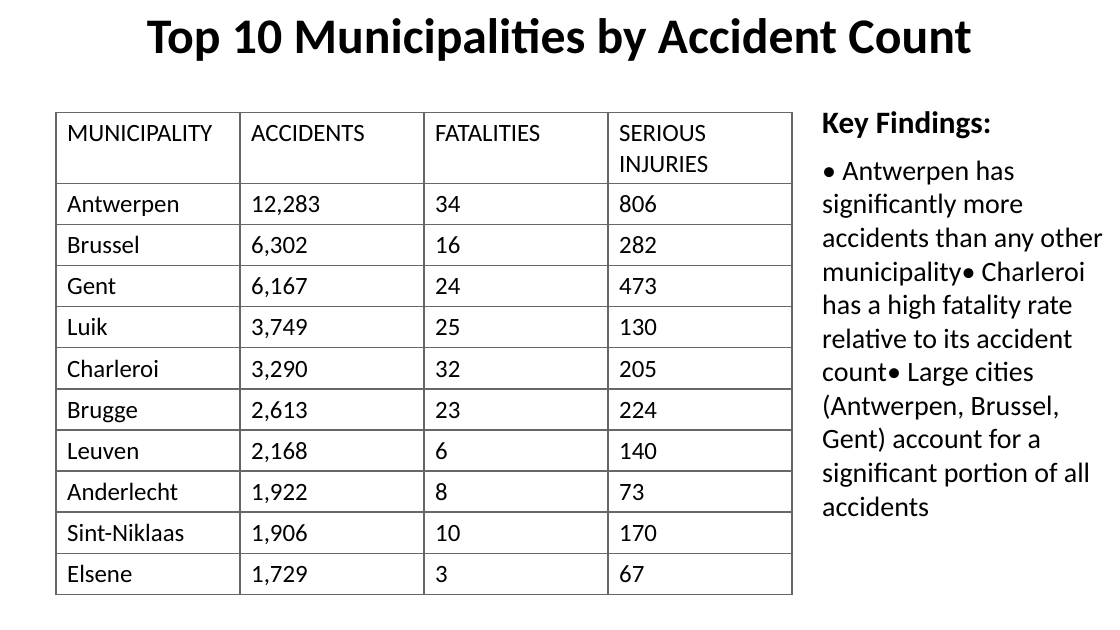
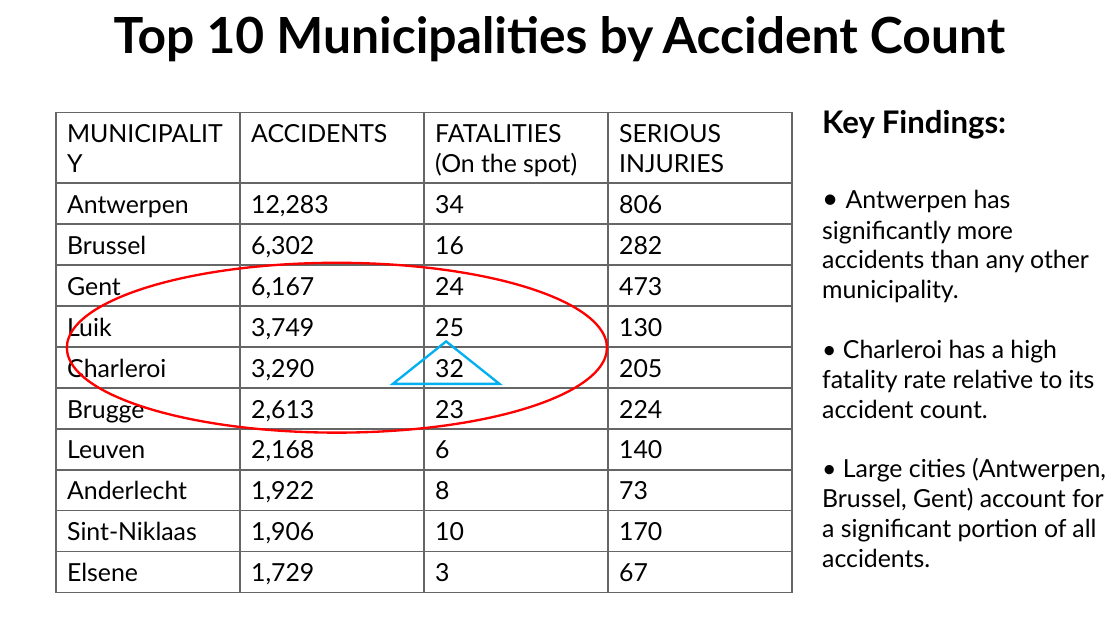
Before and after one commit to bhusalgokarna/Modular_Base_Coding, a slide deck: slide 12 of Traffic_Accident_Analysis_Belgium.pptx. Drawn at 1120x630 pixels with LibreOffice and Linux fonts; fonts in the diff are those of the drawing. Boxes give left, top, right and bottom in pixels: in the first picture for what was removed or moved away, otherwise in the second. Text is boxed around its words. In the diff, an @@ line names an element or a change of style, - is before the commit and + after.

```diff
--- a/Traffic_Accident_Analysis_Belgium.pptx
+++ b/Traffic_Accident_Analysis_Belgium.pptx
@@ text "Top 10 Municipalities by Accident ..." at bbox=[114, 16, 1005, 62]: font Calibri to Lato @@
@@ table at bbox=[56, 112, 791, 594] @@
-row 1, column 3: FATALITIES
+row 1, column 3: FATALITIES / (On the spot)
@@ font Calibri to Lato @@
@@ text "Key Findings:" at bbox=[822, 110, 1006, 139]: font Calibri to Lato @@
@@ text at bbox=[822, 189, 1106, 568]: text changed; size 18 to 16 pt; font Calibri to Lato @@
-• Antwerpen has significantly more accidents than any other municipality• Charleroi has a high fatality rate relative to its accident count• Large cities (Antwerpen, Brussel, Gent) account for a significant portion of all accidents
+• Antwerpen has significantly more accidents than any other municipality.
+• Charleroi has a high fatality rate relative to its accident count.
+• Large cities (Antwerpen, Brussel, Gent) account for a significant portion of all accidents.
@@ ellipse added at bbox=[67, 263, 607, 433], outline #FF0000 1.5 pt @@
@@ triangle added at bbox=[393, 342, 500, 384], outline #00B0F0 1.5 pt @@
```
Also in this commit, not shown: 16 other slides changed, 6 slides added, 2 slides removed, 6 other files.
